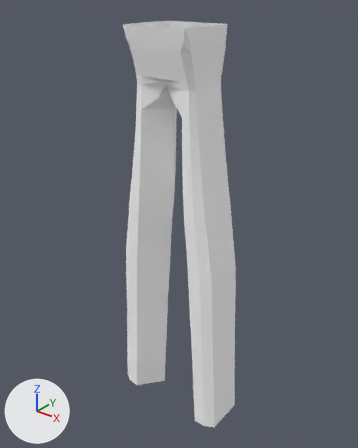
One commit to the glTF model assets/model/QtFireManAngleLeg.glb: the scene before it, then after it.
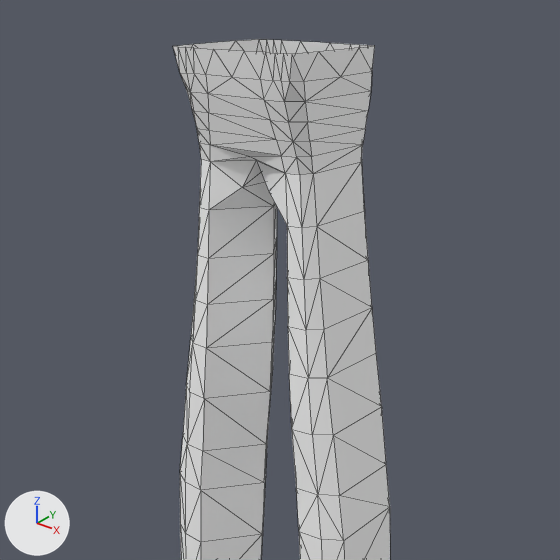
Each version appears first whole from a 50 mm camera at (0.655, -0.872, 1.04) aimed at (-0.008, -0.043, 0.527), and next in a close-up on the part from 9% to 91% of the width and 0% to 65% of the height. The lights are fixed; the arrows at lower left show +X, +Y and +Z. The close-ups show mesh edges as thin lines. Vertices at the same position are counted once.

In view in the first close-up: '火柴人'.
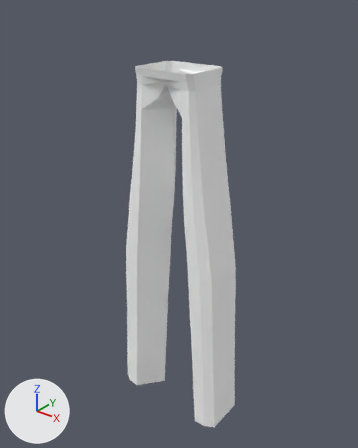
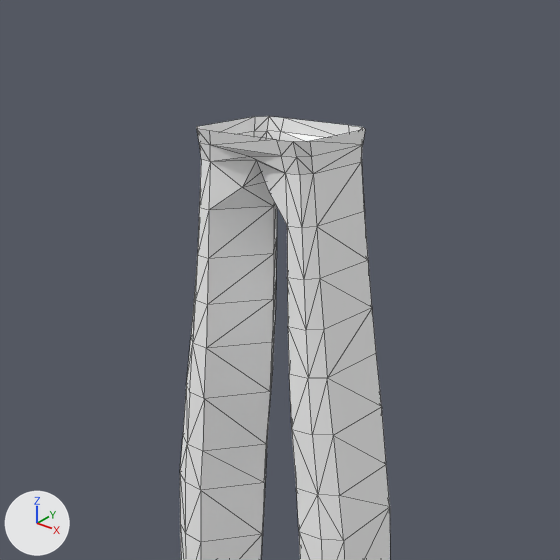
Pixel boxes [x1, y1, x2, y2] of what changed, in the close-ups (560 x 560 px):
'火柴人', reshaped: before [173, 39, 390, 560]; after [180, 116, 390, 560]
part 1 of me_球体_001, deleted: before [173, 39, 375, 141]

Diff of the bpy script that builds the scene:
```diff
--- a/assets/model/QtFireManAngleLeg.glb.py
+++ b/assets/model/QtFireManAngleLeg.glb.py
@@ me_球体_001 @@
 # used by ob_火柴人; location = (0.0, 0.0, 0.0)
-me_球体_001.from_pydata(...)  # 289 vertices, 552 faces; spans x -0.153..0.153, y -0.135..0.012, z 0.005..0.969
+me_球体_001.from_pydata(...)  # 217 vertices, 420 faces; spans x -0.153..0.153, y -0.118..0.012, z 0.005..0.888
+# me_球体_001 part 1
+# 72 vertices are removed from x -0.081..0.081, y -0.135..0.009, z 0.906..0.969
+# 132 faces are deleted
 me_球体_001.materials.append(mat_材质)
```
